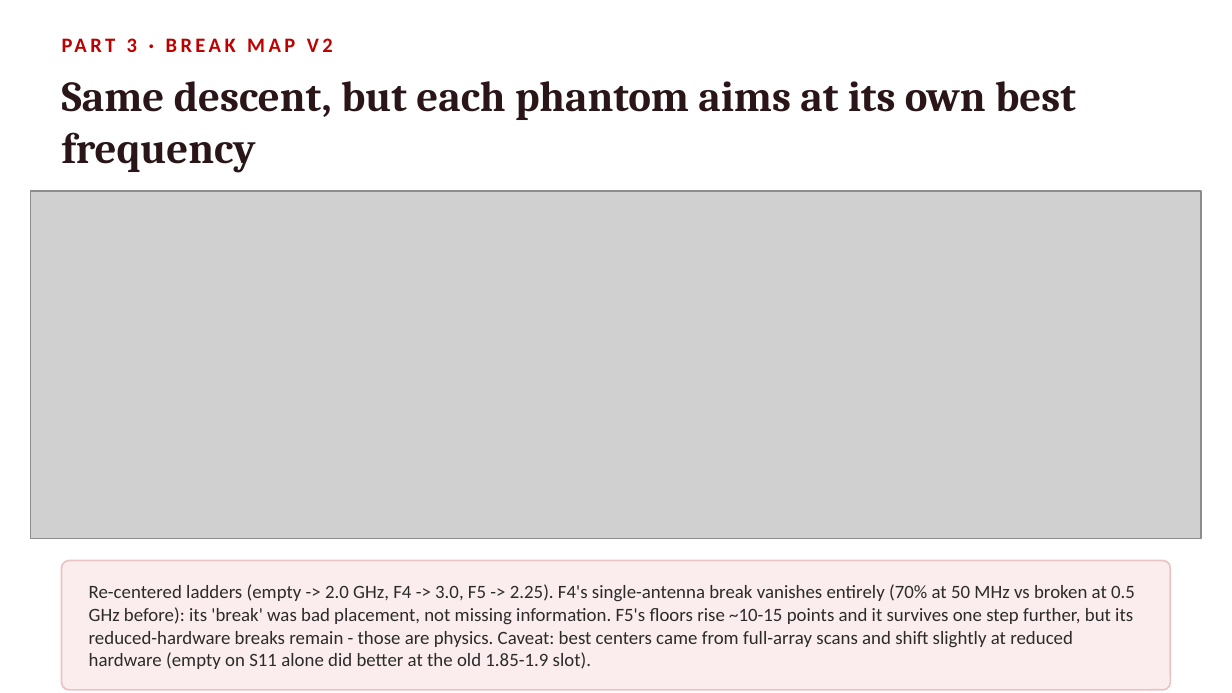
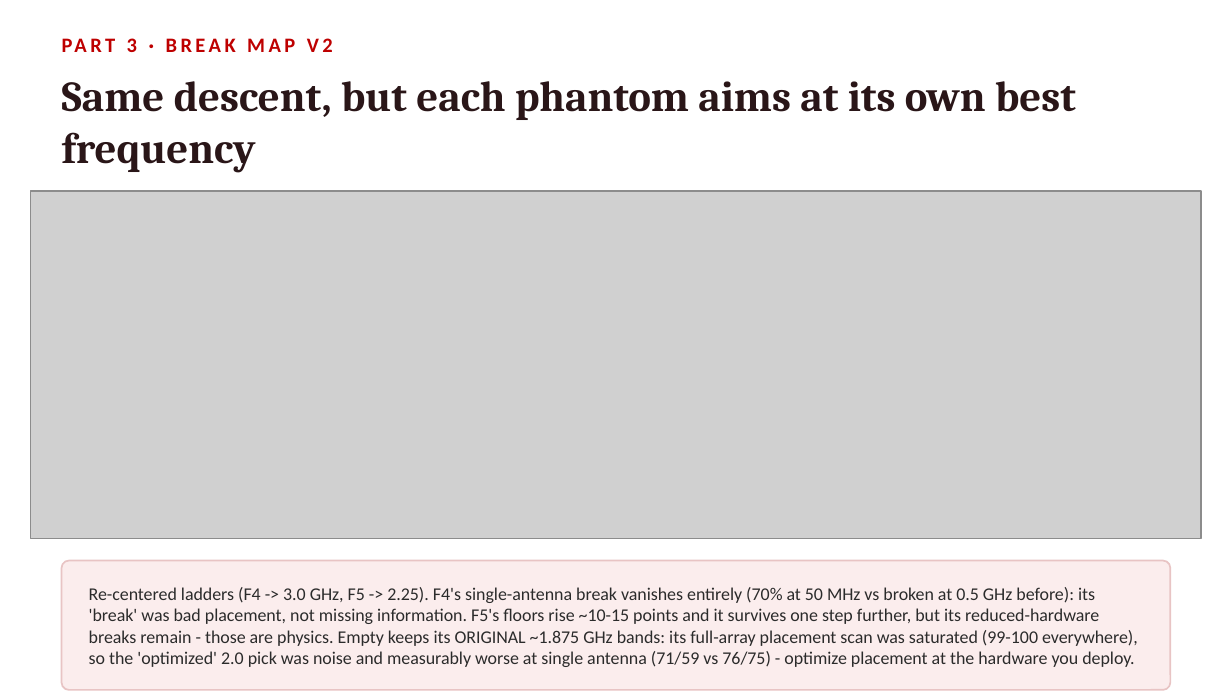
Before and after one commit to pmart1534/microwave-phantom-localization-cnn-mlp, a slide deck: slide 15 of presentation/Frequency_Reduction.pptx. Drawn at 1232x693 pixels with LibreOffice and Linux fonts; fonts in the diff are those of the drawing; grey boxes stand for pictures. Boxes give left, top, right and bottom in pixels: in the first picture for what was removed or moved away, otherwise in the second. Text is boxed around its words. In the diff, an @@ line names an element or a change of style, - is before the commit and + after.

```diff
--- a/presentation/Frequency_Reduction.pptx
+++ b/presentation/Frequency_Reduction.pptx
@@ text at [89,587,1138,667]: text changed; size 11 to 10.5 pt @@
-Re-centered ladders (empty -> 2.0 GHz, F4 -> 3.0, F5 -> 2.25). F4's single-antenna break vanishes entirely (70% at 50 MHz vs broken at 0.5 GHz before): its 'break' was bad placement, not missing information. F5's floors rise ~10-15 points and it survives one step further, but its reduced-hardware breaks remain - those are physics. Caveat: best centers came from full-array scans and shift slightly at reduced hardware (empty on S11 alone did better at the old 1.85-1.9 slot).
+Re-centered ladders (F4 -> 3.0 GHz, F5 -> 2.25). F4's single-antenna break vanishes entirely (70% at 50 MHz vs broken at 0.5 GHz before): its 'break' was bad placement, not missing information. F5's floors rise ~10-15 points and it survives one step further, but its reduced-hardware breaks remain - those are physics. Empty keeps its ORIGINAL ~1.875 GHz bands: its full-array placement scan was saturated (99-100 everywhere), so the 'optimized' 2.0 pick was noise and measurably worse at single antenna (71/59 vs 76/75) - optimize placement at the hardware you deploy.
```
Also in this commit, not shown: 1 other file.
